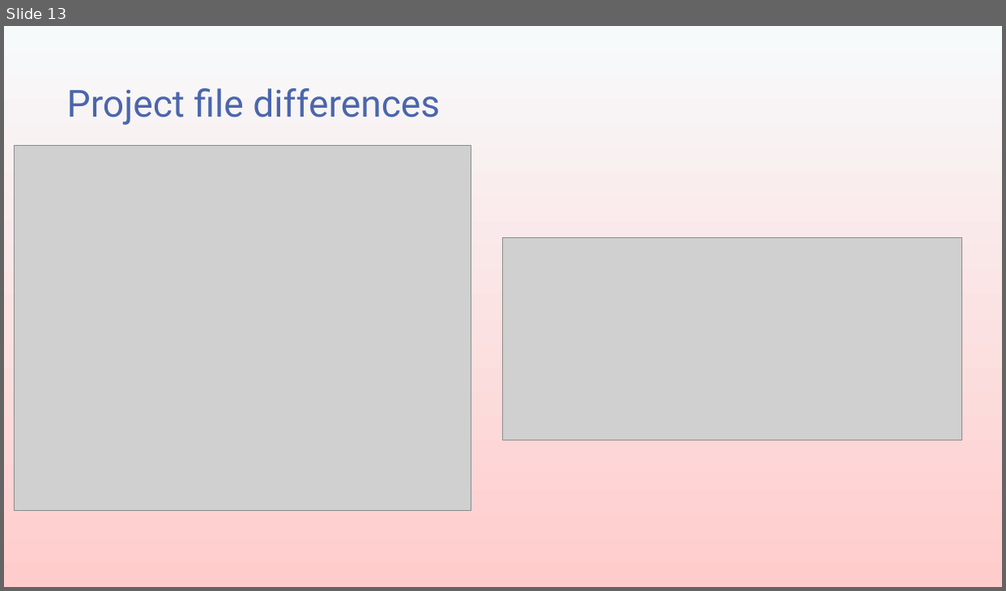
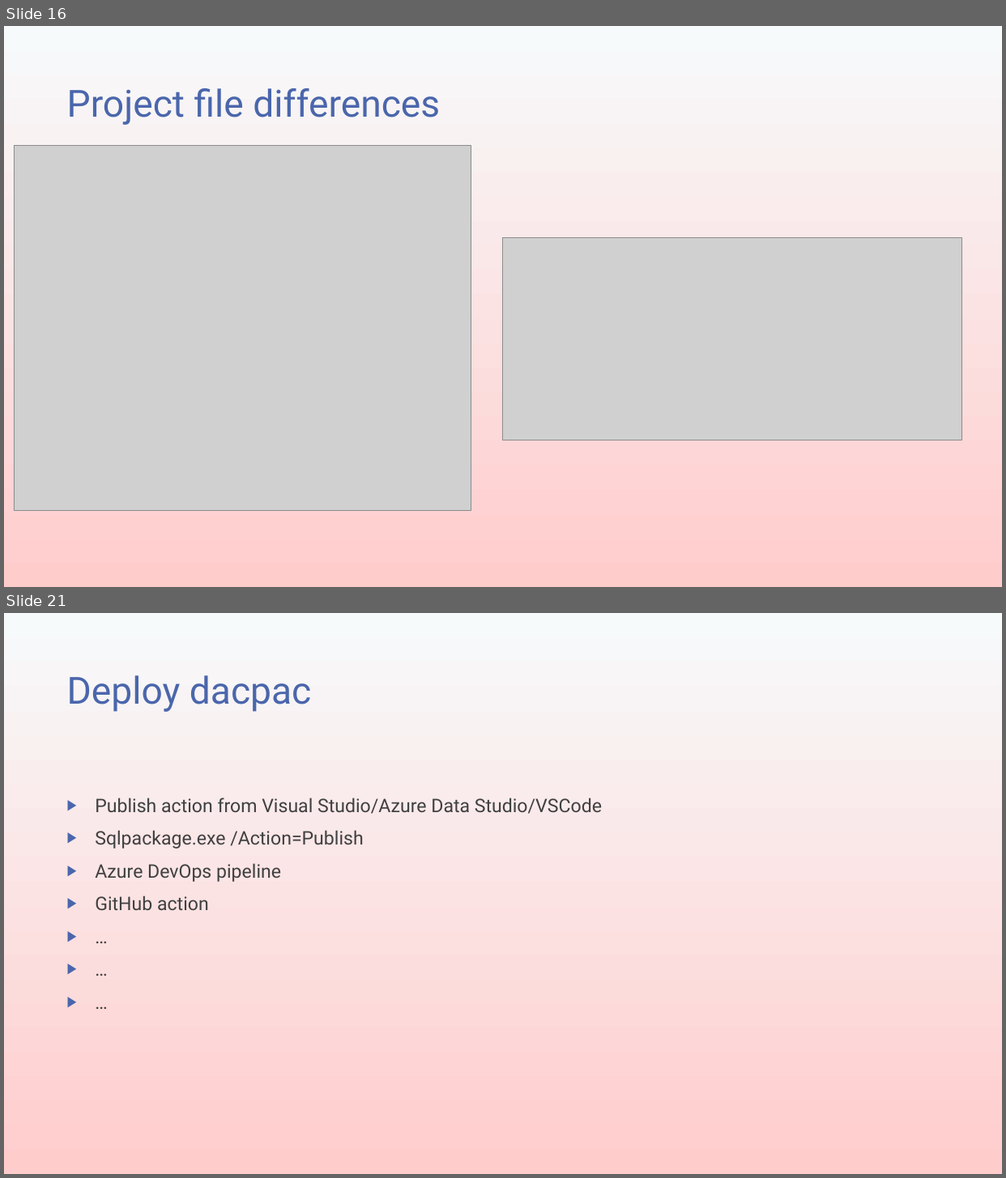
Before and after one commit to transmokopter/Presentations, a slide deck: an-introduction-to-sql-server-database-projects/an-introduction-to-sql-server-database-projects.pptx. Shown one above the other, each under a label of ours: slide 13 before the commit, slides 16 and 21 after it; the slides between them are not shown. The pictures are 1006x591 and 1006x1178 pixels, drawn with LibreOffice and Linux fonts; fonts in the diff are those of the drawing; grey boxes stand for pictures; background and template pictures are left out. Boxes give left, top, right and bottom in pixels: in the first picture for what was removed or moved away, otherwise in the second. Text is boxed around its words. In the diff, an @@ line names an element or a change of style, - is before the commit and + after.

```diff
--- a/an-introduction-to-sql-server-database-projects/an-introduction-to-sql-server-database-projects.pptx
+++ b/an-introduction-to-sql-server-database-projects/an-introduction-to-sql-server-database-projects.pptx
@@ slide 21 added at [4, 613, 1002, 1174], background gradient #F7FAFB to #FFCCCC @@
@@ title added at [67, 675, 311, 712], 36 pt, text #4A66AC @@
+Deploy dacpac
@@ text added at [95, 798, 602, 910], 18 pt, text #404040 @@
+▶ Publish action from Visual Studio/Azure Data Studio/VSCode
+▶ Sqlpackage.exe /Action=Publish
+▶ Azure DevOps pipeline
+▶ GitHub action
+▶ …
+▶ …
+▶ …
@@ what was slide 13 is now slide 16 @@
```
Also in this commit, not shown: 2 slides changed, 8 other slides added, 19 other files.
